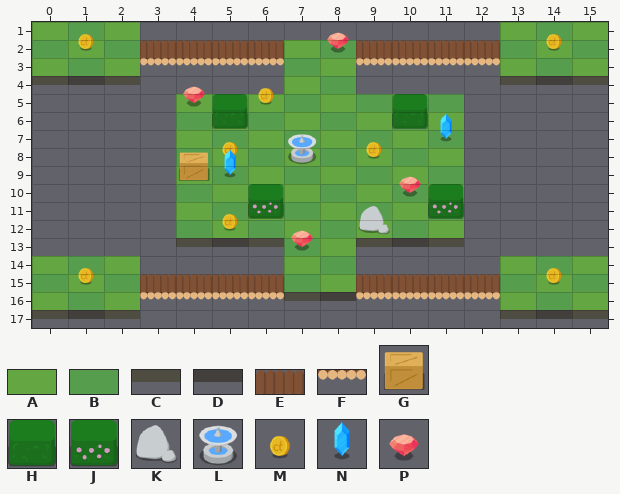
Two states of a Tiled map (JSON), maps/stage1.json. Above is the file before it was changed.
Cells are 64x32 px. Shown: x 0..15, y 1..17.
Key: from "ground": A 0, B 1, C 2, D 3, E 4, F 9; from "objects": G 16, H 21, J 22, K 24, L 25, M 29, N 30, P 31.
_ is an empty cell.
Layer "ground" before, first column x 0:
 1 ABA__________ABA
 2 BABEEEEABEEEEBAB
 3 ABAFFFFBAFFFFABA
 4 CDC____AB____CDC
 5 ____ABABABAB____
 6 ____BABABABA____
 7 ____ABABABAB____
 8 ____BABABABA____
 9 ____ABABABAB____
10 ____BABABABA____
11 ____ABABABAB____
12 ____BABABABA____
13 ____CDCBACDC____
14 ABA____AB____ABA
15 BABEEEEBAEEEEBAB
16 ABAFFFFCDFFFFABA
17 CDC__________CDC
Layer "obstacles" before, first column x 0:
 1 ________________
 2 ________________
 3 ________________
 4 ________________
 5 ________________
 6 _____H____H_____
 7 ________________
 8 _______L________
 9 ____G___________
10 ________________
11 ______J____J____
12 _________K______
13 ________________
14 ________________
15 ________________
16 ________________
17 ________________
Layer "items" before, first column x 0:
 1 ________________
 2 _M______P_____M_
 3 ________________
 4 ________________
 5 ____P_M_________
 6 ________________
 7 ___________N____
 8 _____M___M______
 9 _____N__________
10 __________P_____
11 ________________
12 _____M__________
13 _______P________
14 ________________
15 _M____________M_
16 ________________
17 ________________
Now the later version:
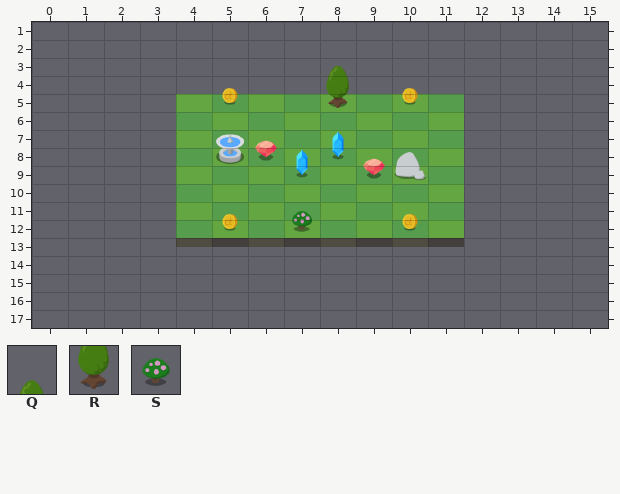
Further tiles: from "objects": Q 15, R 23, S 26.
The commit says: Add starting direction on the map
Difference:
{"where": "layer \"ground\""}
{"y":1,"x":0,"old":"ABA","new":"___"}
{"y":1,"x":13,"old":"ABA","new":"___"}
{"y":2,"x":0,"old":"BABEEEEABEEEEBAB","new":"________________"}
{"y":3,"x":0,"old":"ABAFFFFBAFFFFABA","new":"________________"}
{"y":4,"x":0,"old":"CDC","new":"___"}
{"y":4,"x":7,"old":"AB","new":"__"}
{"y":4,"x":13,"old":"CDC","new":"___"}
{"y":13,"x":7,"old":"BA","new":"DC"}
{"y":14,"x":0,"old":"ABA","new":"___"}
{"y":14,"x":7,"old":"AB","new":"__"}
{"y":14,"x":13,"old":"ABA","new":"___"}
{"y":15,"x":0,"old":"BABEEEEBAEEEEBAB","new":"________________"}
{"y":16,"x":0,"old":"ABAFFFFCDFFFFABA","new":"________________"}
{"y":17,"x":0,"old":"CDC","new":"___"}
{"y":17,"x":13,"old":"CDC","new":"___"}
{"where": "layer \"obstacles\""}
{"y":3,"x":8,"old":"_","new":"Q"}
{"y":5,"x":8,"old":"_","new":"R"}
{"y":6,"x":5,"old":"H","new":"_"}
{"y":6,"x":10,"old":"H","new":"_"}
{"y":8,"x":5,"old":"_","new":"L"}
{"y":8,"x":7,"old":"L","new":"_"}
{"y":9,"x":4,"old":"G","new":"_"}
{"y":9,"x":10,"old":"_","new":"K"}
{"y":11,"x":6,"old":"J","new":"_"}
{"y":11,"x":11,"old":"J","new":"_"}
{"y":12,"x":7,"old":"_","new":"S"}
{"y":12,"x":9,"old":"K","new":"_"}
{"where": "layer \"items\""}
{"y":2,"x":1,"old":"M","new":"_"}
{"y":2,"x":8,"old":"P","new":"_"}
{"y":2,"x":14,"old":"M","new":"_"}
{"y":5,"x":4,"old":"P_M","new":"_M_"}
{"y":5,"x":10,"old":"_","new":"M"}
{"y":7,"x":11,"old":"N","new":"_"}
{"y":8,"x":5,"old":"M_","new":"_P"}
{"y":8,"x":8,"old":"_M","new":"N_"}
{"y":9,"x":5,"old":"N","new":"_"}
{"y":9,"x":7,"old":"_","new":"N"}
{"y":9,"x":9,"old":"_","new":"P"}
{"y":10,"x":10,"old":"P","new":"_"}
{"y":12,"x":10,"old":"_","new":"M"}
{"y":13,"x":7,"old":"P","new":"_"}
{"y":15,"x":1,"old":"M","new":"_"}
{"y":15,"x":14,"old":"M","new":"_"}
